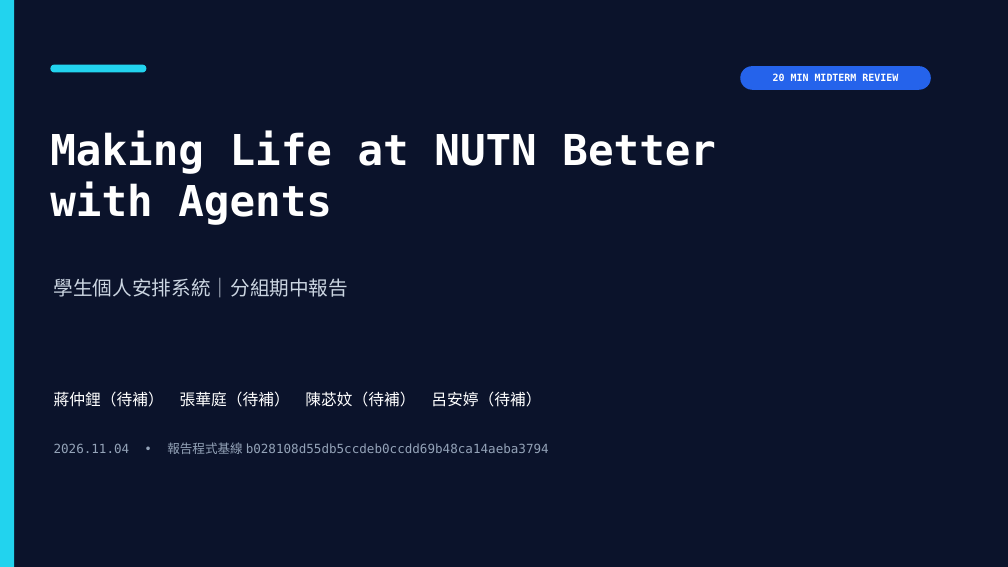
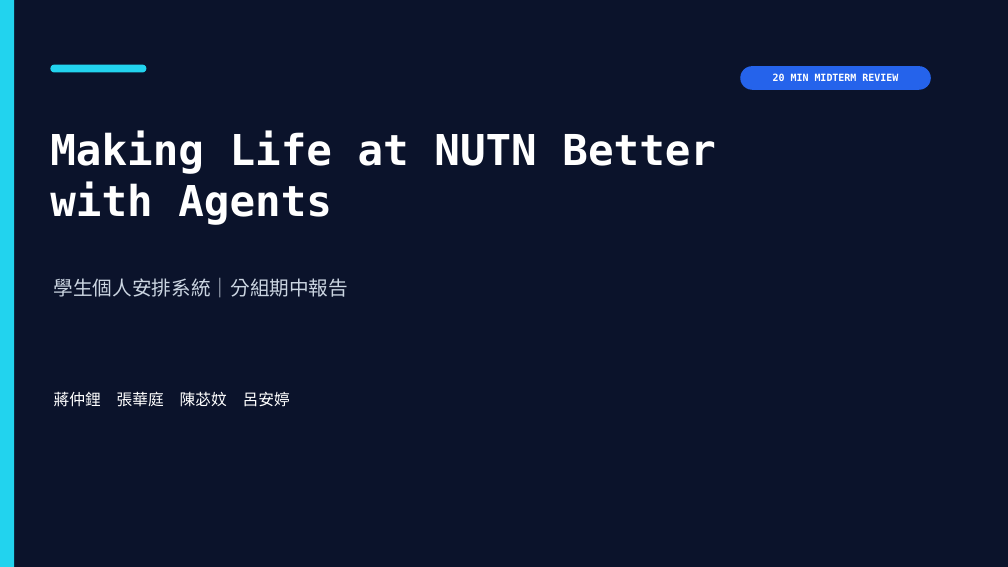
Before and after one commit to Yum1k020/Make_NUTN_Better, a slide deck: slide 1 of reports/midterm/Make_NUTN_Better_Midterm_2026-11-04.pptx. Drawn at 1008x567 pixels with LibreOffice and Linux fonts; fonts in the diff are those of the drawing. Boxes give left, top, right and bottom in pixels: in the first picture for what was removed or moved away, otherwise in the second. Text is boxed around its words. In the diff, an @@ line names an element or a change of style, - is before the commit and + after.

```diff
--- a/reports/midterm/Make_NUTN_Better_Midterm_2026-11-04.pptx
+++ b/reports/midterm/Make_NUTN_Better_Midterm_2026-11-04.pptx
@@ text at <box>54,391,290,407</box>: text changed @@
-蔣仲鋰（待補） 張華庭（待補） 陳苾妏（待補） 呂安婷（待補）
+蔣仲鋰 張華庭 陳苾妏 呂安婷
@@ text removed at <box>54,442,549,454</box> @@
-2026.11.04 • 報告程式基線 b028108d55db5ccdeb0ccdd69b48ca14aeba3794
```
Also in this commit, not shown: 13 other slides changed, 58 other files.
